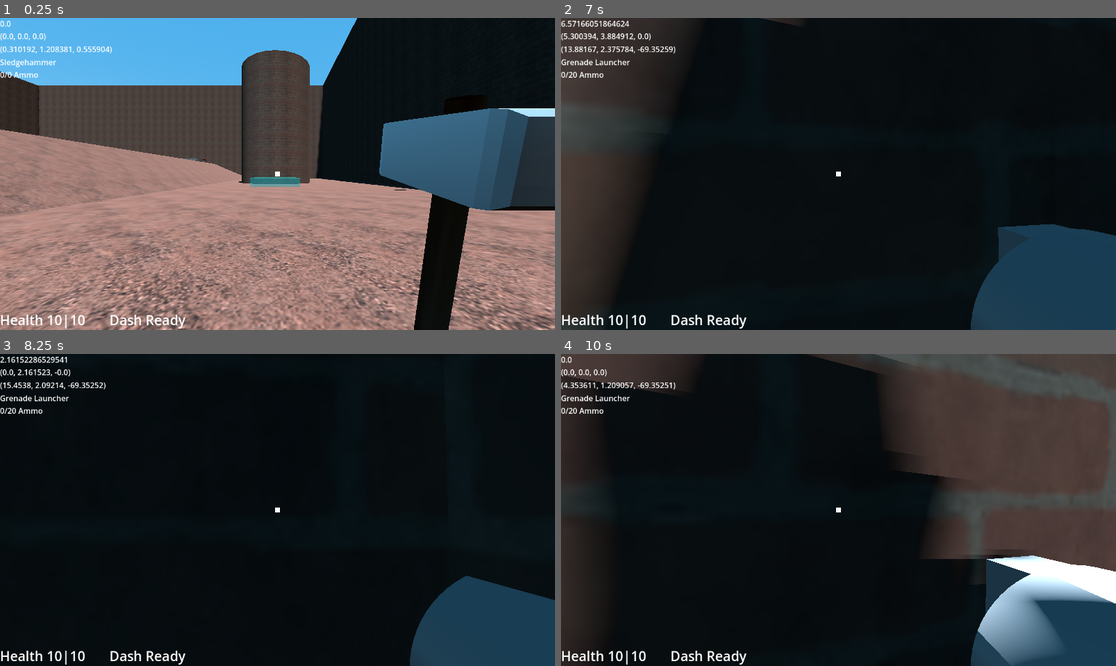
Above: before the commit, frames 1-4 (two rows, left to right).
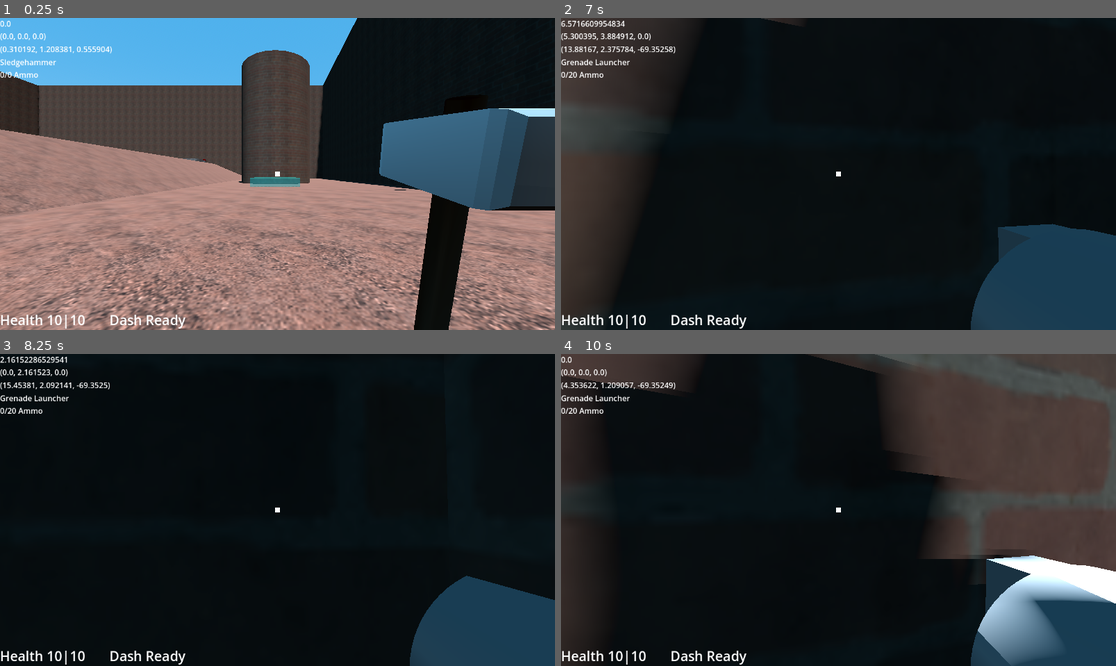
Above: after the commit, the same moments.

Repository: Wlopez2002/FPSGame
Game: Godot game, scene res://Levels/TestMain.tscn
The game is run twice, just before and just after one commit, with the same random seed, the same clock (stepped at 60 frames per second) and the same inputs. Sound files missing from this copy of the repository are replaced by a short silence.
Inputs (mouse positions are in pixels of both pictures, inside the frame that each line leads up to):
- Up to frame 1 (0.25 s): no input
- Up to frame 2 (7 s): tap Enter at 0.5 s; move the mouse to (866, 174) at 0.52 s; hold E (INTERACT) 0.53-1.28 s; hold W (MoveForward) 0.53-5.78 s; tap Space (MoveJump) at 0.77, 1.52, 3.02, 3.77, 4.52, 6.02, 6.77 s; move the mouse to (810, 174) at 1.27 s; click (810, 174) at 1.35 s; move the mouse to (849, 167) at 2.02 s; hold Ctrl (MoveCrouch) 2.03-2.78 s; move the mouse to (832, 180) at 2.77 s; tap Shift (MoveDash) at 2.85 s; move the mouse to (877, 177) at 3.52 s; tap 1 at 3.6 s; move the mouse to (794, 170) at 4.27 s; tap 2 at 4.35 s; move the mouse to (844, 174) at 5.02 s; tap 3 at 5.1 s; move the mouse to (816, 167) at 5.77 s; hold D (MoveRight) 5.78-6.53 s; tap 4 at 5.85 s; move the mouse to (866, 174) at 6.52 s; hold W (MoveForward) from 6.53 s (still down); tap 5 at 6.6 s
- Up to frame 3 (8.25 s): keep holding W (MoveForward); move the mouse to (249, 510) at 7.27 s; tap 6 at 7.35 s; tap Space (MoveJump) at 7.52, 8 s; move the mouse to (288, 503) at 8.02 s; tap 7 at 8.1 s
- Up to frame 4 (10 s): move the mouse to (832, 516) at 8.77 s; release W (MoveForward) at 8.78 s; hold A (MoveLeft) 8.78-9.53 s; tap 8 at 8.85 s; tap Space (MoveJump) at 9.02, 9.77 s; move the mouse to (877, 513) at 9.52 s; hold W (MoveForward) from 9.53 s (still down); tap 9 at 9.6 s

The runs differ from the first frame. In frame 1, less than 0.1% of the frame differs, in the area x 25-26%, y 42-44%; in frame 2, less than 0.1%; in frame 3, 0.2%, in the area x 5-96%, y 4-91%; in frame 4, less than 0.1%.

Commit message:
Update TestMain.tscn

Diff:
--- a/Levels/TestMain.tscn
+++ b/Levels/TestMain.tscn
@@ -75,15 +75,7 @@
 size = Vector3(6.703186, 8.758728, 1)
 
 [sub_resource type="BoxShape3D" id="BoxShape3D_5yodq"]
-size = Vector3(12.258911, 7.5997314, 3.190918)
-
-[sub_resource type="StandardMaterial3D" id="StandardMaterial3D_xfrt1"]
-transparency = 1
-albedo_color = Color(1, 0, 0, 1)
-
-[sub_resource type="BoxMesh" id="BoxMesh_tlhpo"]
-material = SubResource("StandardMaterial3D_xfrt1")
-size = Vector3(12.259, 7.6, 3.191)
+size = Vector3(108.52774, 0.001, 28.277527)
 
 [sub_resource type="BoxShape3D" id="BoxShape3D_dk54w"]
 size = Vector3(5, 0.125, 12)
@@ -133,7 +125,7 @@
 [node name="Stage" type="Node3D" parent="." unique_id=1084290395]
 
 [node name="Floor" type="CSGPolygon3D" parent="Stage" unique_id=1311385875]
-transform = Transform3D(1, 0, 0, 0, 1, 0, 0, 0, 1, -5.1700387, 6.208173, 95.49319)
+transform = Transform3D(1, 0, 0, 0, 1, 0, 0, 0, 1, -5.1700387, 6.208173, 62.455612)
 use_collision = true
 polygon = PackedVector2Array(-75.895, -10, -89.738, -1, -16.309, -1, -4.47, -6, 29.087, -6, 30.725723, -12.345289, -49.330868, -11.547039)
 depth = 170.0
@@ -146,19 +138,31 @@
 material = SubResource("StandardMaterial3D_s7ltb")
 
 [node name="walls" type="CSGBox3D" parent="Stage/walls" unique_id=219416493]
-transform = Transform3D(1, 0, 0, 0, 1, 0, 0, 0, 1, 0, 0, 155.03906)
-size = Vector3(109.890625, 32.781128, 1)
+transform = Transform3D(1, 0, 0, 0, 1, 0, 0, 0, 1, 0, -42.538605, 155.03906)
+size = Vector3(109.890625, 117.85834, 1)
 material = SubResource("StandardMaterial3D_s7ltb")
 
 [node name="walls2" type="CSGBox3D" parent="Stage/walls" unique_id=484490416]
-transform = Transform3D(1, 0, 0, 0, 1, 0, 0, 0, 1, 50.33804, 0, 79.84211)
-size = Vector3(1.1983643, 32.781128, 171.75644)
+transform = Transform3D(1, 0, 0, 0, 1, 0, 0, 0, 1, 50.33804, -41.12967, 79.84211)
+size = Vector3(1.1983643, 115.04047, 171.75644)
 material = SubResource("StandardMaterial3D_s7ltb")
 
 [node name="walls3" type="CSGBox3D" parent="Stage/walls" unique_id=1555571311]
-transform = Transform3D(1, 0, 0, 0, 1, 0, 0, 0, 1, -49.261032, 0, 79.84211)
-size = Vector3(1.1983643, 32.781128, 171.75644)
-material = SubResource("StandardMaterial3D_s7ltb")
+transform = Transform3D(1, 0, 0, 0, 1, 0, 0, 0, 1, -49.261032, -36.92801, 79.84211)
+size = Vector3(1.1983643, 106.637146, 171.75644)
+material = SubResource("StandardMaterial3D_s7ltb")
+
+[node name="wall" type="CSGPolygon3D" parent="Stage/walls" unique_id=1882717021]
+transform = Transform3D(1, 0, 0, 0, 1, 0, 0, 0, 1, 29.21893, -9.15617, 134.45291)
+use_collision = true
+polygon = PackedVector2Array(-93.04663, -89.60281, -89.738, -1, -16.309, -1, -4.47, -6, 29.087, -6, 26.934124, -93.82213)
+depth = 2.0
+material = SubResource("StandardMaterial3D_s7ltb")
+
+[node name="pitfloor" type="CSGBox3D" parent="Stage/walls" unique_id=1371499124]
+transform = Transform3D(1, 0, 0, 0, 1, 0, 0, 0, 1, 4.860489, -86.22031, 140.30934)
+size = Vector3(134.04248, 7.351633, 59.55765)
+material = SubResource("StandardMaterial3D_iqfas")
 
 [node name="Pillar" type="Node3D" parent="Stage" unique_id=1886517075]
 transform = Transform3D(1, 0, 0, 0, 1, 0, 0, 0, 1, 0, 9.250502, -50.610123)
@@ -420,14 +424,11 @@
 [node name="Killboxes" type="Node3D" parent="Stage" unique_id=1612471219]
 
 [node name="KillBox" parent="Stage/Killboxes" unique_id=1100765962 instance=ExtResource("14_mpofa")]
-transform = Transform3D(1, 0, 0, 0, 1, 0, 0, 0, 1, 11.098795, -1.7206993, 81.83588)
+transform = Transform3D(1, 0, 0, 0, 1, 0, 0, 0, 1, 11.098795, -62.854042, 81.83588)
 
 [node name="CollisionShape3D" type="CollisionShape3D" parent="Stage/Killboxes/KillBox" unique_id=1745945745]
-transform = Transform3D(1, 0, 0, 0, 1, 0, 0, 0, 1, 0.39312744, 3.2998657, 1.095459)
+transform = Transform3D(1, 0, 0, 0, 1, 0, 0, 0, 1, -44.703415, 3.799366, -9.142303)
 shape = SubResource("BoxShape3D_5yodq")
-
-[node name="MeshInstance3D" type="MeshInstance3D" parent="Stage/Killboxes/KillBox/CollisionShape3D" unique_id=1930002844]
-mesh = SubResource("BoxMesh_tlhpo")
 
 [node name="MovingPlatform" parent="Stage" unique_id=1179728837 instance=ExtResource("15_e47tw")]
 transform = Transform3D(1, 0, 0, 0, 1, 0, 0, 0, 1, -73.174, 14, 50)
